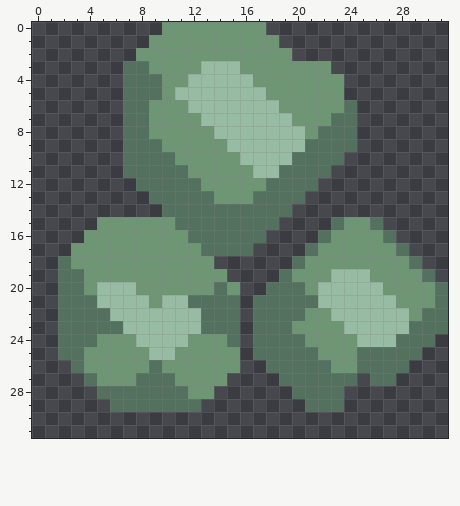
Two states of a pixel-art sprite, sprites/blocks/environment/nickel3.png. This is how it looked before the edit.
The file is 32x32 pixels.
After the commit:
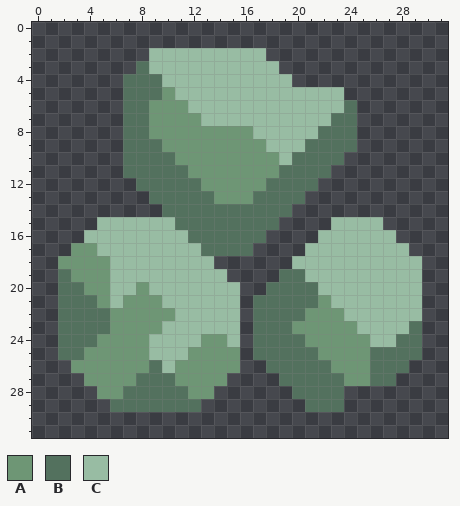
Palette (. is transparent): A #6e9675  B #53715e  C #98bca3
What changed:
y 0: x 10..17 AAAAAAAA -> ........
y 1: x 9..18 AAAAAAAAAA -> ..........
y 2: x 8..19 AAAAAAAAAAAA -> .CCCCCCCCC..
y 3: x 7 B -> .; x 9..12 AAAA -> CCCC; x 16..22 AAAAAAA -> CCC....
y 4: x 10..11 AA -> CC; x 17..23 AAAAAAA -> CCC....
y 5: x 18..23 AAAAAA -> CCCCCC
y 6: x 19..23 AAAAA -> CCCCC
y 7: x 20..22 AAA -> CCC
y 8: x 14..16 CCC -> AAA; x 21 A -> C
y 9: x 15..17 CCC -> AAA
y 10: x 16..18 CCC -> AAA
y 11: x 17..18 CC -> AA
y 15: x 5..10 AAAAAA -> CCCCCC; x 23..26 BAAB -> CCCC
y 16: x 4..11 AAAAAAAA -> CCCCCCCC; x 22..27 BAAAAB -> CCCCCC
y 17: x 5..12 AAAAAAAA -> CCCCCCCC; x 21..28 BAAAAAAB -> CCCCCCCC
y 18: x 2 B -> A; x 6..13 AAAAAAAA -> CCCCCCCC; x 20..29 BAAAAAAAAB -> CCCCCCCCCC
y 19: x 3 B -> A; x 6..14 AAAAAAAAA -> CCCCCCCCC; x 20..22 AAA -> BCC; x 26..30 AAAAB -> CCCC.
y 20: x 5 C -> A; x 9..15 AAAAABA -> CCCCCCC; x 21 A -> B; x 27..31 AAAAB -> CCC..
y 21: x 5 C -> A; x 7..8 CC -> AA; x 12..15 BBBB -> CCCC; x 22 C -> A; x 28..31 AAAB -> CC..
y 22: x 6..10 CCCCC -> AAAAA; x 13..15 BBB -> CCC; x 23 C -> A; x 29..31 ABB -> C..
y 23: x 6..9 BCCC -> AAAA; x 13..15 BBB -> CCC; x 24 C -> A; x 30..31 BB -> ..
y 24: x 8 C -> A; x 12 A -> C; x 15 B -> C; x 25 C -> A; x 30 B -> .
y 25: x 11 A -> C; x 25 B -> A
y 26: x 3 B -> A; x 10 A -> C; x 25 B -> A
y 27: x 4 B -> A; x 24..25 B. -> AA
y 28: x 5..6 BB -> AA
Changed places in both pictures, as pixel boxes (x1, y1, x2, y2):
changed: (123, 22, 344, 178)
changed: (58, 217, 448, 399)
